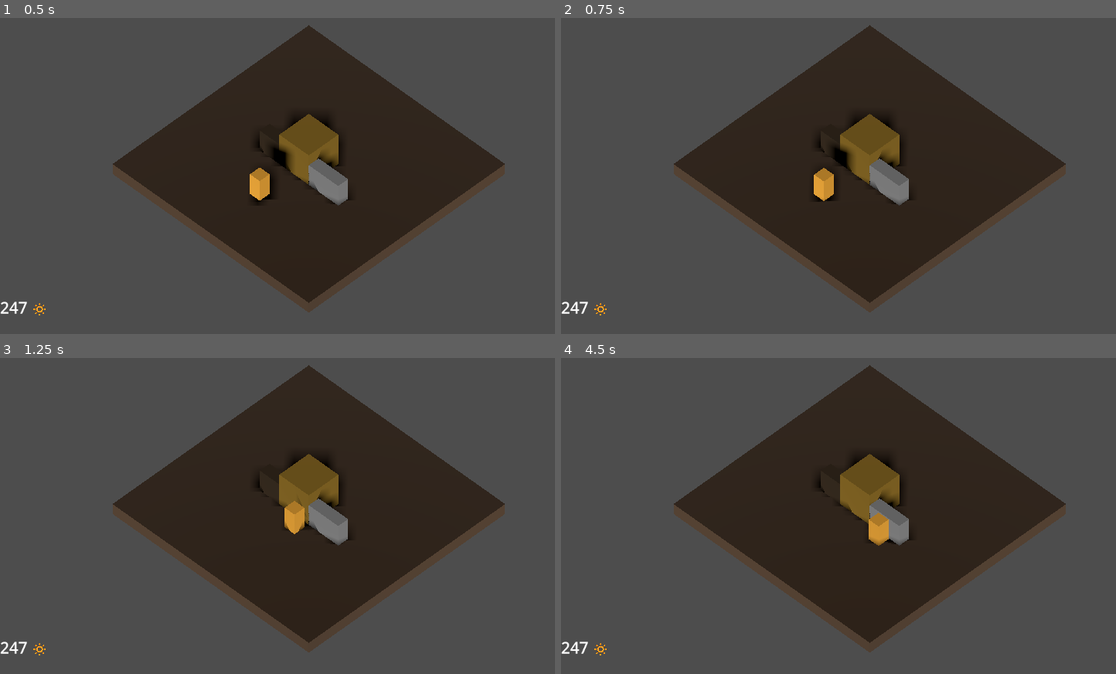
Above: before the commit, frames 1-4 (two rows, left to right).
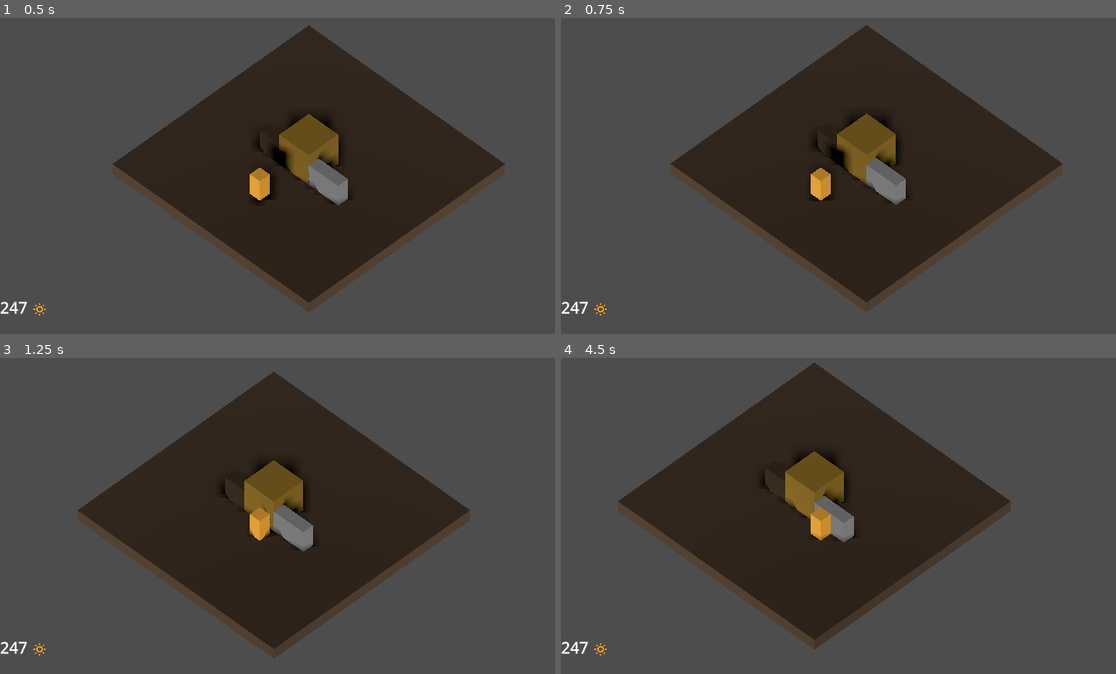
Above: after the commit, the same moments.

Repository: ugo-ironwick/amberfall
Game: Godot game, scene res://ironwick.tscn
Two runs of this game, one before a commit and one after it. Both use one fixed random seed, a clock stepped at 60 frames per second and the inputs below.
Inputs (mouse positions are in pixels of both pictures, inside the frame that each line leads up to):
- Up to frame 1 (0.5 s): no input
- Up to frame 2 (0.75 s): tap Enter at 0.5 s; move the mouse to (1005, 144) at 0.52 s; click (1005, 144) at 0.67 s
- Up to frame 3 (1.25 s): no input
- Up to frame 4 (4.5 s): move the mouse to (744, 519) at 1.27 s; click (744, 519) at 1.42 s; move the mouse to (932, 424) at 2.02 s; click (932, 424) at 2.17 s; move the mouse to (838, 569) at 2.77 s; click (838, 569) at 2.92 s; move the mouse to (1054, 553) at 3.52 s; click (1054, 553) at 3.67 s; move the mouse to (683, 449) at 4.27 s; click (683, 449) at 4.42 s

Frame 1 is identical in both runs. In frame 2, 2.2% of the frame differs, in the area x 19-91%, y 2-94%; in frame 3, 17%; in frame 4, 23%, in the area x 10-91%, y 1-94%.

Commit message:
Suivi caméra

Diff:
--- /dev/null
+++ b/devGodot/camera.gd
@@ -0,0 +1,15 @@
+extends Camera3D
+var joueur
+var offset = Vector3(10, 15, 10)
+const SMOOTH = 0.1
+
+# Called when the node enters the scene tree for the first time.
+func _ready() -> void:
+	joueur = get_tree().get_root().find_child("joueur", true, false)
+
+
+# Called every frame. 'delta' is the elapsed time since the previous frame.
+func _process(_delta):
+	if joueur:
+		global_position = global_position.lerp(joueur.global_position + offset, SMOOTH)
+		look_at(joueur.global_position, Vector3.UP)
--- a/devGodot/ironwick.tscn
+++ b/devGodot/ironwick.tscn
@@ -2,6 +2,7 @@
 
 [ext_resource type="Script" uid="uid://bokagn26sreub" path="res://joueur.gd" id="1_kpnip"]
 [ext_resource type="Script" uid="uid://dypftvo51hsgr" path="res://stat.gd" id="2_lvk76"]
+[ext_resource type="Script" uid="uid://cwbfcyi4ri4nm" path="res://camera.gd" id="2_tr36i"]
 
 [sub_resource type="StandardMaterial3D" id="StandardMaterial3D_lvk76"]
 albedo_color = Color(0.54509807, 0.4117647, 0.078431375, 1)
@@ -29,12 +30,6 @@
 
 [node name="Ironwick" type="Node3D" unique_id=539679746]
 
-[node name="Camera" type="Camera3D" parent="." unique_id=824583233]
-transform = Transform3D(0.70710677, -0.49999997, 0.49999997, 0, 0.70710677, 0.70710677, -0.70710677, -0.49999997, 0.49999997, 10, 15, 10)
-projection = 1
-current = true
-size = 25.0
-
 [node name="Maison-1" type="CSGBox3D" parent="." unique_id=1573587390]
 transform = Transform3D(1, 0, 0, 0, 1, 0, 0, 0, 1, 0, 2, 0)
 use_collision = true
@@ -55,6 +50,13 @@
 [node name="Joueur" type="CharacterBody3D" parent="." unique_id=1920080498]
 transform = Transform3D(1, 0, 0, 0, 1, 0, 0, 0, 1, 0, 2, 5)
 script = ExtResource("1_kpnip")
+
+[node name="Camera" type="Camera3D" parent="Joueur" unique_id=824583233]
+transform = Transform3D(0.7071068, -0.5, 0.5, 0, 0.7071068, 0.70710677, -0.7071068, -0.5, 0.5, 10, 13, 5)
+projection = 1
+current = true
+size = 25.0
+script = ExtResource("2_tr36i")
 
 [node name="Modele" type="CSGBox3D" parent="Joueur" unique_id=1394191449]
 size = Vector3(1, 2, 1)
--- a/devGodot/joueur.gd
+++ b/devGodot/joueur.gd
@@ -24,19 +24,16 @@
 func _input(event):
 	if event is InputEventMouseButton:
 		if event.button_index == MOUSE_BUTTON_LEFT and event.pressed:
-			print("Clic détecté à la position: " + str(event.position))
 			if not get_viewport().is_input_handled():
 				deplacer_vers_clic(event.position)
 		deplacer_vers_clic(event.position)
 
 func deplacer_vers_clic(position_ecran: Vector2):
-	var camera = $'../Camera'
+	var camera = $'Camera'
 	var origine = camera.project_ray_origin(position_ecran)
 	var direction_ray = camera.project_ray_normal(position_ecran)
 	var plan_sol = Plane(Vector3.UP, 0)
 	var point_sol = plan_sol.intersects_ray(origine, direction_ray)
-
-	print("Point sol: " + str(point_sol))
 
 	if point_sol:
 		nav_agent.set_target_position(point_sol)
@@ -48,5 +45,6 @@
 	var prochaine_pos = nav_agent.get_next_path_position()
 	var direction = (prochaine_pos - global_position).normalized()
 
+
 	velocity = direction * SPEED
 	move_and_slide()
Not shown, added: devGodot/camera.gd.uid
